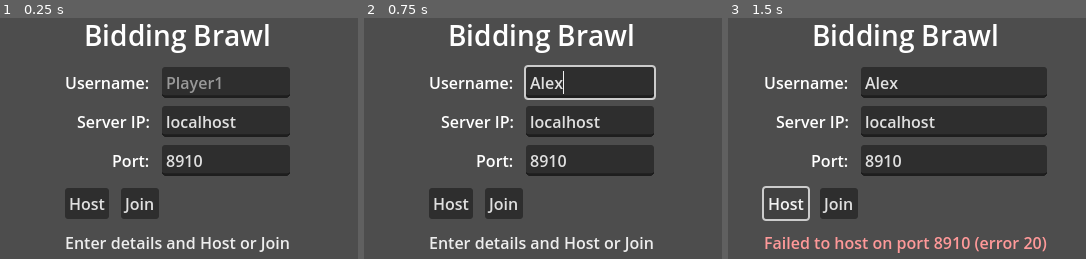
Above: before the commit, frames 1-3 (left to right).
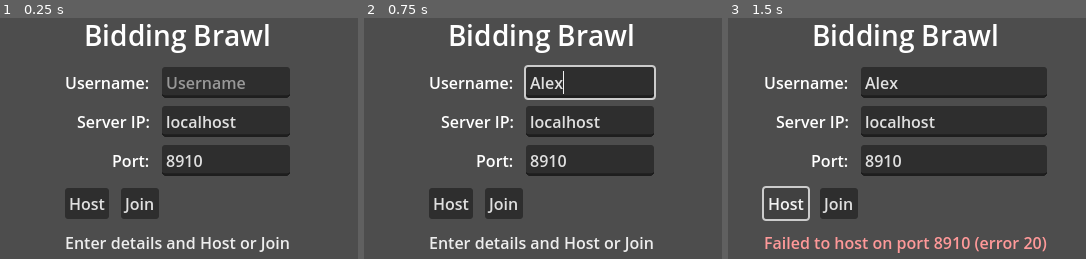
Above: after the commit, the same moments.

Repository: FoxSupp/bidding-brawl
Game: Godot game, scene res://scenes/main_menu.tscn
Same seed, same stepped clock (60 frames per second), same inputs: the game is played once before the commit and once after it.
Inputs (mouse positions are in pixels of both pictures, inside the frame that each line leads up to):
- Up to frame 1 (0.25 s): no input
- Up to frame 2 (0.75 s): click (589, 83) at 0.52 s; type "Alex" at 0.6 s
- Up to frame 3 (1.5 s): click "Host" at 1.25 s

The runs differ from the first frame. In frame 1, 0.6% of the frame differs, in the area x 46-69%, y 24-32%; in frame 2, nothing differs; in frame 3, nothing differs.
Error after the commit: Out of bounds get index '1' (on base: 'PackedStringArray') (res://scripts/MainMenu.gd:17)

Commit message:
Add player input handling, bullet mechanics, and new game scenes
- Implemented player input synchronization for movement, jumping, and firing.
- Added bullet scene and script for projectile behavior.
- Created new game scenes: BiddingMenu, Bullet, and updated Game and Player scenes.
- Enhanced NetworkManager for game state management and player registration.
- Updated Main Menu for username input and improved lobby functionality.

Diff:
--- a/project.godot
+++ b/project.godot
@@ -24,6 +24,33 @@
 window/size/viewport_width=576
 window/size/viewport_height=324
 
+[input]
+
+move_left={
+"deadzone": 0.2,
+"events": [Object(InputEventKey,"resource_local_to_scene":false,"resource_name":"","device":-1,"window_id":0,"alt_pressed":false,"shift_pressed":false,"ctrl_pressed":false,"meta_pressed":false,"pressed":false,"keycode":0,"physical_keycode":65,"key_label":0,"unicode":97,"location":0,"echo":false,"script":null)
+, Object(InputEventJoypadMotion,"resource_local_to_scene":false,"resource_name":"","device":-1,"axis":0,"axis_value":-1.0,"script":null)
+]
+}
+move_right={
+"deadzone": 0.2,
+"events": [Object(InputEventKey,"resource_local_to_scene":false,"resource_name":"","device":-1,"window_id":0,"alt_pressed":false,"shift_pressed":false,"ctrl_pressed":false,"meta_pressed":false,"pressed":false,"keycode":0,"physical_keycode":68,"key_label":0,"unicode":100,"location":0,"echo":false,"script":null)
+, Object(InputEventJoypadMotion,"resource_local_to_scene":false,"resource_name":"","device":-1,"axis":0,"axis_value":1.0,"script":null)
+]
+}
+jump={
+"deadzone": 0.2,
+"events": [Object(InputEventKey,"resource_local_to_scene":false,"resource_name":"","device":-1,"window_id":0,"alt_pressed":false,"shift_pressed":false,"ctrl_pressed":false,"meta_pressed":false,"pressed":false,"keycode":0,"physical_keycode":32,"key_label":0,"unicode":32,"location":0,"echo":false,"script":null)
+, Object(InputEventJoypadButton,"resource_local_to_scene":false,"resource_name":"","device":-1,"button_index":0,"pressure":0.0,"pressed":true,"script":null)
+]
+}
+fire={
+"deadzone": 0.2,
+"events": [Object(InputEventMouseButton,"resource_local_to_scene":false,"resource_name":"","device":-1,"window_id":0,"alt_pressed":false,"shift_pressed":false,"ctrl_pressed":false,"meta_pressed":false,"button_mask":1,"position":Vector2(231, 24),"global_position":Vector2(240, 72),"factor":1.0,"button_index":1,"canceled":false,"pressed":true,"double_click":false,"script":null)
+, Object(InputEventJoypadButton,"resource_local_to_scene":false,"resource_name":"","device":-1,"button_index":1,"pressure":0.0,"pressed":true,"script":null)
+]
+}
+
 [layer_names]
 
 2d_physics/layer_1="Env"
--- /dev/null
+++ b/scenes/bidding_menu.tscn
@@ -0,0 +1,9 @@
+[gd_scene format=3 uid="uid://bnwcqcma1nw5y"]
+
+[node name="BiddingMenu" type="Control"]
+layout_mode = 3
+anchors_preset = 15
+anchor_right = 1.0
+anchor_bottom = 1.0
+grow_horizontal = 2
+grow_vertical = 2
--- /dev/null
+++ b/scenes/bullet.tscn
@@ -0,0 +1,46 @@
+[gd_scene load_steps=4 format=3 uid="uid://cqx3hfpouk1br"]
+
+[ext_resource type="Script" uid="uid://dul3lebrid3nx" path="res://scripts/bullet.gd" id="1_mkf8s"]
+
+[sub_resource type="CircleShape2D" id="CircleShape2D_h1aey"]
+
+[sub_resource type="SceneReplicationConfig" id="SceneReplicationConfig_mkf8s"]
+properties/0/path = NodePath(".:position")
+properties/0/spawn = true
+properties/0/replication_mode = 1
+properties/1/path = NodePath(".:rotation")
+properties/1/spawn = true
+properties/1/replication_mode = 1
+properties/2/path = NodePath(".:linear_velocity")
+properties/2/spawn = true
+properties/2/replication_mode = 1
+
+[node name="Bullet" type="RigidBody2D"]
+collision_layer = 4
+collision_mask = 3
+continuous_cd = 2
+contact_monitor = true
+max_contacts_reported = 5
+script = ExtResource("1_mkf8s")
+
+[node name="Sprite" type="ColorRect" parent="."]
+anchors_preset = 8
+anchor_left = 0.5
+anchor_top = 0.5
+anchor_right = 0.5
+anchor_bottom = 0.5
+offset_left = -10.0
+offset_top = -10.0
+offset_right = 10.0
+offset_bottom = 10.0
+grow_horizontal = 2
+grow_vertical = 2
+color = Color(1, 0.184314, 0, 1)
+
+[node name="CollisionShape2D" type="CollisionShape2D" parent="."]
+shape = SubResource("CircleShape2D_h1aey")
+
+[node name="MultiplayerSynchronizer" type="MultiplayerSynchronizer" parent="."]
+replication_config = SubResource("SceneReplicationConfig_mkf8s")
+
+[connection signal="body_entered" from="." to="." method="_on_body_entered"]
--- a/scenes/game.tscn
+++ b/scenes/game.tscn
@@ -1,14 +1,16 @@
-[gd_scene load_steps=2 format=3 uid="uid://dvqhqpcj8g465"]
+[gd_scene load_steps=3 format=3 uid="uid://dvqhqpcj8g465"]
+
+[ext_resource type="Script" uid="uid://dd32tbbhrppmk" path="res://scripts/game.gd" id="1_uwrxv"]
 
 [sub_resource type="RectangleShape2D" id="RectangleShape2D_8cj0n"]
 size = Vector2(500, 30)
 
 [node name="Game" type="Node2D"]
+script = ExtResource("1_uwrxv")
 
 [node name="StaticBody2D" type="StaticBody2D" parent="."]
 
 [node name="CollisionShape2D" type="CollisionShape2D" parent="StaticBody2D"]
-position = Vector2(270.75, 282)
 shape = SubResource("RectangleShape2D_8cj0n")
 
 [node name="ColorRect" type="ColorRect" parent="StaticBody2D/CollisionShape2D"]
@@ -25,6 +27,33 @@
 grow_vertical = 2
 color = Color(0.408329, 0.408329, 0.408329, 1)
 
-[node name="MultiplayerSpawner" type="MultiplayerSpawner" parent="."]
+[node name="PlayerSpawner" type="MultiplayerSpawner" parent="."]
 _spawnable_scenes = PackedStringArray("uid://bi1pll6ib7wfv")
-spawn_path = NodePath("..")
+spawn_path = NodePath("../Players")
+
+[node name="BulletSpawner" type="MultiplayerSpawner" parent="."]
+_spawnable_scenes = PackedStringArray("uid://cqx3hfpouk1br")
+spawn_path = NodePath("../Projectiles")
+
+[node name="Players" type="Node" parent="."]
+
+[node name="Projectiles" type="Node" parent="."]
+
+[node name="SpawnPositions" type="Node2D" parent="."]
+
+[node name="1" type="Marker2D" parent="SpawnPositions"]
+position = Vector2(-177, -72)
+
+[node name="2" type="Marker2D" parent="SpawnPositions"]
+position = Vector2(-68, -70)
+
+[node name="3" type="Marker2D" parent="SpawnPositions"]
+position = Vector2(47, -70)
+
+[node name="4" type="Marker2D" parent="SpawnPositions"]
+position = Vector2(166, -74)
+
+[node name="Camera2D" type="Camera2D" parent="."]
+position = Vector2(0, -129)
+enabled = false
+zoom = Vector2(0.5, 0.5)
--- a/scenes/main_menu.tscn
+++ b/scenes/main_menu.tscn
@@ -43,7 +43,8 @@
 [node name="UserInput" type="LineEdit" parent="CenterContainer/VBox/Grid"]
 layout_mode = 2
 size_flags_horizontal = 3
-placeholder_text = "Player1"
+placeholder_text = "Username"
+max_length = 12
 
 [node name="IpLabel" type="Label" parent="CenterContainer/VBox/Grid"]
 layout_mode = 2
--- a/scenes/player.tscn
+++ b/scenes/player.tscn
@@ -1,4 +1,7 @@
-[gd_scene load_steps=3 format=3 uid="uid://bi1pll6ib7wfv"]
+[gd_scene load_steps=6 format=3 uid="uid://bi1pll6ib7wfv"]
+
+[ext_resource type="Script" uid="uid://vxnkpoaq5sya" path="res://scripts/player.gd" id="1_3vyb7"]
+[ext_resource type="Script" uid="uid://cfx40nmtiadu8" path="res://scripts/player_input.gd" id="2_g2els"]
 
 [sub_resource type="CircleShape2D" id="CircleShape2D_u8vuu"]
 radius = 20.0
@@ -7,8 +10,38 @@
 properties/0/path = NodePath(".:position")
 properties/0/spawn = true
 properties/0/replication_mode = 1
+properties/1/path = NodePath("MuzzleRotation:rotation")
+properties/1/spawn = true
+properties/1/replication_mode = 1
+properties/2/path = NodePath(".:health")
+properties/2/spawn = true
+properties/2/replication_mode = 1
+properties/3/path = NodePath(".:score")
+properties/3/spawn = true
+properties/3/replication_mode = 1
+properties/4/path = NodePath(".:visible")
+properties/4/spawn = true
+properties/4/replication_mode = 1
+properties/5/path = NodePath(".:dead")
+properties/5/spawn = true
+properties/5/replication_mode = 1
+
+[sub_resource type="SceneReplicationConfig" id="SceneReplicationConfig_qhqgy"]
+properties/0/path = NodePath("InputSynch:move_input")
+properties/0/spawn = true
+properties/0/replication_mode = 1
+properties/1/path = NodePath("InputSynch:jump_input")
+properties/1/spawn = true
+properties/1/replication_mode = 1
+properties/2/path = NodePath("InputSynch:mouse_pos")
+properties/2/spawn = true
+properties/2/replication_mode = 1
+properties/3/path = NodePath("InputSynch:fire_input")
+properties/3/spawn = true
+properties/3/replication_mode = 1
 
 [node name="Player" type="CharacterBody2D"]
+script = ExtResource("1_3vyb7")
 
 [node name="ColorRect" type="ColorRect" parent="."]
 anchors_preset = 8
@@ -31,3 +64,33 @@
 
 [node name="PlayerSynchronizer" type="MultiplayerSynchronizer" parent="."]
 replication_config = SubResource("SceneReplicationConfig_3vyb7")
+
+[node name="InputSynch" type="Node2D" parent="."]
+script = ExtResource("2_g2els")
+
+[node name="InputSynch" type="MultiplayerSynchronizer" parent="InputSynch"]
+root_path = NodePath("../..")
+replication_config = SubResource("SceneReplicationConfig_qhqgy")
+
+[node name="Camera2D" type="Camera2D" parent="."]
+enabled = false
+position_smoothing_enabled = true
+drag_vertical_enabled = true
+
+[node name="MuzzleRotation" type="Node2D" parent="."]
+
+[node name="Sprite" type="ColorRect" parent="MuzzleRotation"]
+anchors_preset = 8
+anchor_left = 0.5
+anchor_top = 0.5
+anchor_right = 0.5
+anchor_bottom = 0.5
+offset_left = 40.0
+offset_top = -4.0
+offset_right = 48.0
+offset_bottom = 4.0
+grow_horizontal = 2
+grow_vertical = 2
+
+[node name="Muzzle" type="Marker2D" parent="MuzzleRotation"]
+position = Vector2(44, 0)
--- a/scripts/MainMenu.gd
+++ b/scripts/MainMenu.gd
@@ -8,14 +8,13 @@
 @onready var status_label: Label = $CenterContainer/VBox/Status
 
 func _ready() -> void:
-	if Engine.has_singleton("NetworkManager"):
-		# In case of script-only autoload access; also available as global Node
-		pass
 	if has_node("/root/NetworkManager"):
-		var nm = get_node("/root/NetworkManager")
-		nm.error.connect(_on_error)
+		NetworkManager.error.connect(_on_error)
 	host_button.pressed.connect(_on_host_pressed)
 	join_button.pressed.connect(_on_join_pressed)
+
+
+	user_input.text = OS.get_cmdline_args()[1]
 
 func _on_host_pressed() -> void:
 	var username := user_input.text
@@ -25,8 +24,7 @@
 		return
 	var port := int(port_text)
 	if has_node("/root/NetworkManager"):
-		var nm = get_node("/root/NetworkManager")
-		nm.host(port, username)
+		NetworkManager.host(port, username)
 
 func _on_join_pressed() -> void:
 	var username := user_input.text
@@ -37,8 +35,7 @@
 		return
 	var port := int(port_text)
 	if has_node("/root/NetworkManager"):
-		var nm = get_node("/root/NetworkManager")
-		nm.join(ip, port, username)
+		NetworkManager.join(ip, port, username)
 
 func _on_error(msg: String) -> void:
 	status_label.text = msg
--- a/scripts/NetworkManager.gd
+++ b/scripts/NetworkManager.gd
@@ -1,19 +1,19 @@
 extends Node
-
-
 
 signal connection_status_changed(status: String)
 signal error(message: String)
 signal players_updated(players: Dictionary)
-
+signal all_in_game
 
 const MENU_SCENE = preload("res://scenes/main_menu.tscn")
 const LOBBY_SCENE = preload("res://scenes/lobby.tscn")
+const GAME_SCENE = preload("res://scenes/game.tscn")
 
 
 var player_name: String = ""
 var peer: ENetMultiplayerPeer
 var players: Dictionary = {}
+var game_started: bool = false
 
 func _ready() -> void:
 	multiplayer.peer_connected.connect(_on_peer_connected)
@@ -21,6 +21,12 @@
 	multiplayer.connected_to_server.connect(_on_connected_to_server)
 	multiplayer.connection_failed.connect(_on_connection_failed)
 	multiplayer.server_disconnected.connect(_on_server_disconnected)
+
+func _process(delta: float) -> void:
+	if multiplayer.multiplayer_peer:
+		if multiplayer.is_server() and get_all_in_game() and !game_started:
+			game_started = true
+			emit_signal("all_in_game")
 
 func host(port: int, username: String) -> void:
 	if username.strip_edges() == "":
@@ -35,9 +41,9 @@
 	multiplayer.multiplayer_peer = peer
 	# Register host as first player and broadcast
 	players.clear()
-	players[multiplayer.get_unique_id()] = player_name
-	get_tree().change_scene_to_packed(LOBBY_SCENE)
-	_broadcast_players()
+	register_player(player_name)
+	#players[multiplayer.get_unique_id()] = {'username':player_name, 'in_game': false}
+	_change_scene(LOBBY_SCENE)
 
 func join(ip: String, port: int, username: String) -> void:
 	if username.strip_edges() == "":
@@ -53,16 +59,14 @@
 		emit_signal("error", "Failed to connect to %s:%d (error %d)" % [ip, port, err])
 		return
 	multiplayer.multiplayer_peer = peer
-	get_tree().change_scene_to_packed(LOBBY_SCENE)
-
-
+	_change_scene(LOBBY_SCENE)
 
 func disconnect_from_server() -> void:
 	if multiplayer.multiplayer_peer:
 		peer.close()
 		multiplayer.multiplayer_peer = null
 	players.clear()
-	get_tree().change_scene_to_packed(MENU_SCENE)
+	_change_scene(MENU_SCENE)
 	emit_signal("players_updated", players)
 
 func is_server() -> bool:
@@ -74,6 +78,15 @@
 func get_username(peer_id: int) -> String:
 	return players.get(peer_id, "")
 
+func get_all_in_game() -> bool:
+	if players.is_empty():
+		return false
+	for player in players:
+		if players[player]["in_game"] == false:
+			return false
+	return true
+
+# Server Callbacks
 func _on_peer_connected(id: int) -> void:
 	emit_signal("connection_status_changed", "Peer %d connected" % id)
 	# Client will register itself via RPC with username.
@@ -85,6 +98,7 @@
 			players.erase(id)
 			_broadcast_players()
 
+# Client Callbacks
 func _on_connected_to_server() -> void:
 	emit_signal("connection_status_changed", "Connected to server as %s" % player_name)
 	players.clear()
@@ -100,27 +114,42 @@
 	emit_signal("players_updated", players)
 	disconnect_from_server()
 
+@rpc("authority", "call_local")
+func start_game():
+	_change_scene(GAME_SCENE)
+
 # Clients call this on the server to register their username
 @rpc("any_peer")
 func register_player(username: String) -> void:
 	if not multiplayer.is_server():
 		return
 	var sender_id := multiplayer.get_remote_sender_id()
-	players[sender_id] = username.strip_edges()
+	sender_id = 1 if sender_id == 0 else sender_id
+	players[sender_id] = {"username": username.strip_edges(), "in_game": false}
 	_broadcast_players()
 
 # Server sends current players to everyone (and itself)
 func _broadcast_players() -> void:
 	rpc("sync_players", players)
-	#sync_players(players) # also update locally without relying on call_local
 
-@rpc("call_local", "authority")
+@rpc("authority", "call_local")
 func sync_players(updated: Dictionary) -> void:
 	players = updated.duplicate(true)
 	emit_signal("players_updated", players)
 
-# start_game removed as part of lobby-only reset
+@rpc("any_peer", "call_local")
+func request_set_self_in_game(value: bool) -> void:
+	if not multiplayer.is_server():
+		return
+	var id := multiplayer.get_remote_sender_id()
+	id = 1 if id == 0 else id
 
-# load_game_scene removed
+	if players.has(id):
+		var entry = players[id]
+		if typeof(entry) == TYPE_DICTIONARY:
+			entry["in_game"] = value
+			players[id] = entry
+			rpc("sync_players", players)
 
-# notify_game_scene_ready removed
+func _change_scene(scene: PackedScene) -> void:
+	get_tree().change_scene_to_packed(scene)
--- /dev/null
+++ b/scripts/bullet.gd
@@ -0,0 +1,23 @@
+extends RigidBody2D
+
+
+@export var speed: float = 1000.0
+@export var dir: Vector2
+@export var player_id: int
+
+func _ready() -> void:
+	linear_velocity = dir * speed
+
+
+func _on_body_entered(body: Node) -> void:
+	# Only the authoritative peer handles damage + despawn to avoid unauthorized despawn
+	if not is_multiplayer_authority():
+		return
+	if body is Player:
+		body.take_damage(1, player_id)
+	# Prefer spawner-driven despawn to maintain replication order; fallback to deferred free
+	var spawner := get_tree().root.get_node_or_null("Game/BulletSpawner")
+	if spawner and spawner.has_method("despawn"):
+		spawner.despawn(self)
+	else:
+		call_deferred("queue_free")
--- /dev/null
+++ b/scripts/game.gd
@@ -0,0 +1,29 @@
+extends Node2D
+
+@onready var spawn_positions: Node2D = $SpawnPositions
+@onready var players: Node = $Players
+
+const PLAYER_SCENE = preload("res://scenes/player.tscn")
+
+func _ready() -> void:
+	NetworkManager.all_in_game.connect(_spawn_all)
+	NetworkManager.rpc_id(1, "request_set_self_in_game", true)
+
+
+func _spawn_all():
+	if multiplayer.is_server():
+		for player in NetworkManager.players:
+			var player_instance = PLAYER_SCENE.instantiate()
+			player_instance.name = str(player)
+			var spawn_points = spawn_positions.get_children()
+			if spawn_points.size() > 0:
+				var rand_pos = spawn_points.pick_random()
+				player_instance.position = rand_pos.position
+				rand_pos.get_parent().remove_child(rand_pos)
+				rand_pos.queue_free()
+			players.add_child(player_instance)
+
+func add_score(score: int, shooter_id: int) -> void:
+	for player in players.get_children():
+		if player.name.to_int() == shooter_id:
+			player.add_score(score)
--- a/scripts/lobby.gd
+++ b/scripts/lobby.gd
@@ -6,40 +6,33 @@
 
 const PLAYER_SLOT = preload("res://scenes/player_slot.tscn")
 const MENU_SCENE = preload("res://scenes/main_menu.tscn")
-var nm
 
 # Called when the node enters the scene tree for the first time.
 func _ready() -> void:
 	if has_node("/root/NetworkManager"):
-		print("MANAGER")
-		nm = get_node("/root/NetworkManager")
-		nm.players_updated.connect(_on_players_updated)
+		NetworkManager.players_updated.connect(_on_players_updated)
 		_add_players_to_display()
 	button_start_game.pressed.connect(_on_start_game_pressed)
 	button_main_menu.pressed.connect(_on_main_menu_pressed)
-	button_start_game.disabled = !nm.is_server()
-
-
+	button_start_game.disabled = !NetworkManager.is_server()
 
 func _add_players_to_display():
+	# Delete all Players from the Display
 	for c in v_box_container.get_children():
 		c.queue_free()
-	for peer_id in nm.players:
-		print(nm.players[peer_id])
+	# Add all Players to the Lobby Display
+	for peer_id in NetworkManager.players:
 		var player_slot = PLAYER_SLOT.instantiate()
 		v_box_container.add_child(player_slot)
 		var player_name_node = player_slot.get_node_or_null("Background/PlayerName")
-		if player_name_node and player_name_node is Label:
-			player_name_node.text = nm.players[peer_id]
-		else:
-			print("Could not find PlayerName node in player_slot")
+		player_name_node.text = NetworkManager.players[peer_id]['username']
 
 func _on_players_updated(players: Dictionary) -> void:
-	print(players)
 	_add_players_to_display()
 
 func _on_start_game_pressed() -> void:
-	print("Start Game pressed")
+	if NetworkManager.is_server():
+		NetworkManager.rpc("start_game")
 
 func _on_main_menu_pressed() -> void:
-	nm.disconnect_from_server()
+	NetworkManager.disconnect_from_server()
--- /dev/null
+++ b/scripts/player.gd
@@ -0,0 +1,86 @@
+class_name Player
+extends CharacterBody2D
+
+
+@onready var input_synch: Node2D = $InputSynch
+@onready var muzzle_rotation: Node2D = $MuzzleRotation
+
+
+const SPEED = 300.0
+const JUMP_VELOCITY = -400.0
+
+var spectating_cam
+
+@export var health: int = 5
+@export var score: int = 0
+@export var dead := false
+
+func _enter_tree() -> void:
+	get_node("InputSynch").set_multiplayer_authority(name.to_int())
+
+func _ready() -> void:
+	spectating_cam = get_tree().root.get_node("/root/Game/Camera2D")
+
+func _physics_process(delta: float) -> void:
+	if input_synch.is_multiplayer_authority():
+		get_node("Camera2D").enabled = !dead
+		spectating_cam.enabled = dead
+	# Simulate only on the authoritative peer (server).
+	if not is_multiplayer_authority():
+		return
+	if not dead:
+		_handle_movement(delta)
+		_handle_aiming()
+		_handle_shooting()
+		_check_health()
+
+func _handle_movement(delta: float):
+	# Apply gravity, then handle input from InputSynch, then move.
+	if not is_on_floor():
+		velocity += get_gravity() * delta
+	# Handle jump.
+	if input_synch.jump_input and is_on_floor():
+		velocity.y = JUMP_VELOCITY
+
+	# Get the input direction and handle the movement/deceleration.
+	# As good practice, you should replace UI actions with custom gameplay actions.
+	var direction: float = input_synch.move_input
+	if direction:
+		velocity.x = direction * SPEED
+	else:
+		velocity.x = move_toward(velocity.x, 0, SPEED)
+	move_and_slide()
+
+func _handle_aiming():
+	var aim_direction = input_synch.mouse_pos - position
+	muzzle_rotation.rotation = aim_direction.angle()
+
+func _handle_shooting():
+	if input_synch.fire_input:
+		var projectile = preload("res://scenes/bullet.tscn").instantiate()
+		projectile.global_position = muzzle_rotation.get_node("Muzzle").global_position
+		projectile.rotation = muzzle_rotation.rotation
+		projectile.dir = muzzle_rotation.get_node("Muzzle").global_position.direction_to(input_synch.mouse_pos)
+		get_tree().root.get_node("Game/Projectiles").add_child(projectile, true)
+		projectile.player_id = name.to_int()
+
+func take_damage(damage: int, shooter_id: int) -> void:
+	# Server-authoritative: only server mutates health
+	if not is_multiplayer_authority():
+		return
+	health -= damage
+	if health <= 0:
+		if shooter_id != name.to_int():
+			get_tree().get_root().get_node("Game").add_score(1, shooter_id)
+
+func add_score(score_to_add: int) -> void:
+	# Server-authoritative: only server mutates score
+	if not is_multiplayer_authority():
+		return
+	self.score += score_to_add
+
+func _check_health() -> void:
+	if health <= 0:
+		dead = true
+		visible = false
+		get_node("CollisionShape2D").disabled = true
--- /dev/null
+++ b/scripts/player_input.gd
@@ -0,0 +1,18 @@
+extends Node2D
+
+@export var move_input: float = 0.0
+@export var jump_input: bool = false
+@export var mouse_pos: Vector2
+@export var fire_input: bool = false
+
+func _ready() -> void:
+	var is_owner := get_multiplayer_authority() == multiplayer.get_unique_id()
+	set_process(false)
+	set_physics_process(is_owner)
+
+func _physics_process(_delta: float) -> void:
+	# Sample on physics frames and use a pressed state to avoid one-frame misses over network
+	move_input = Input.get_axis("move_left", "move_right")
+	jump_input = Input.is_action_pressed("jump")
+	mouse_pos = get_global_mouse_position()
+	fire_input = Input.is_action_just_pressed("fire")
Not shown, added: scripts/bullet.gd.uid
Not shown, added: scripts/player_input.gd.uid
